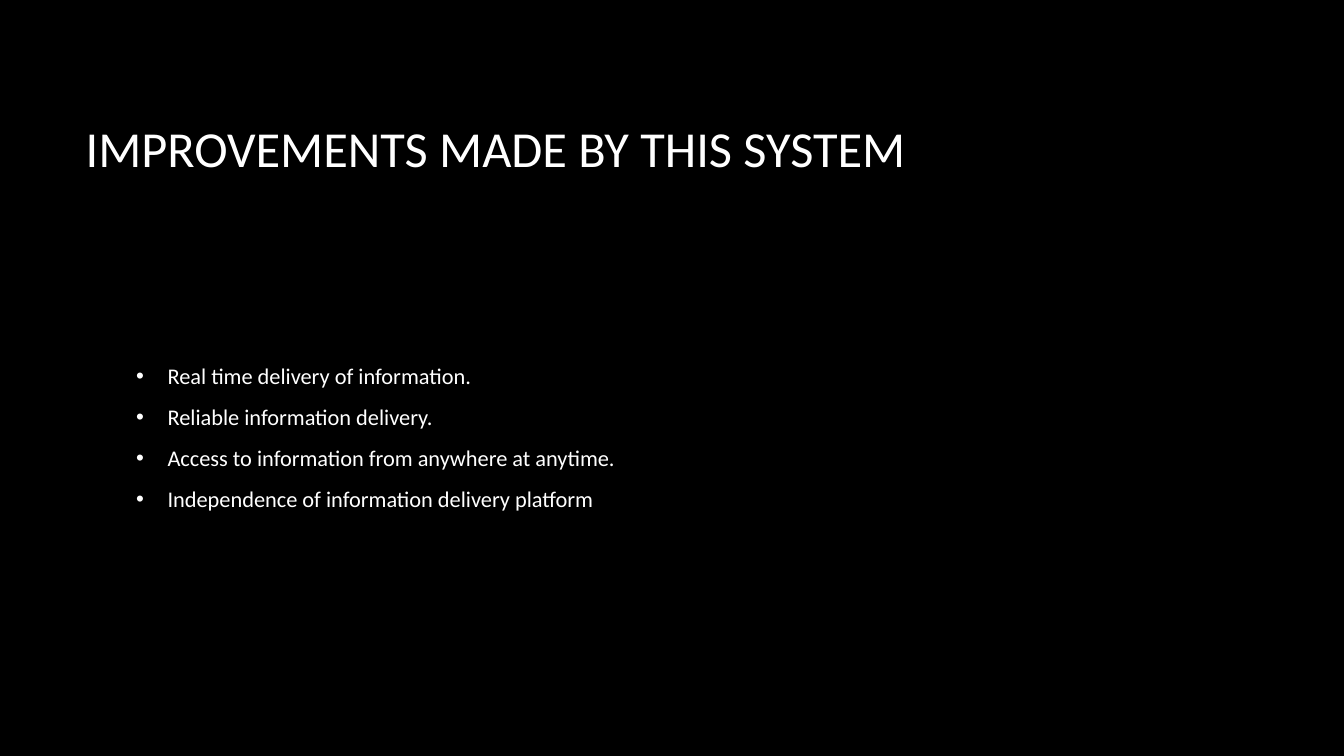
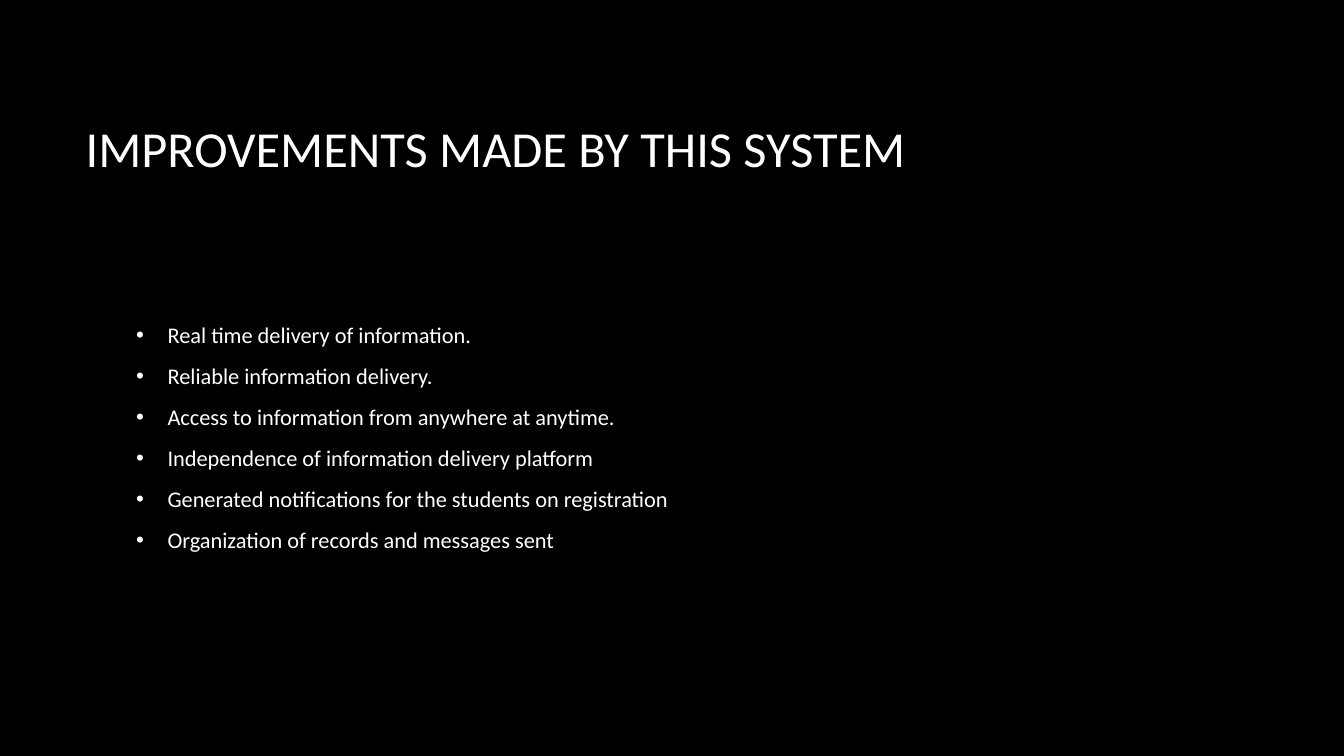
Before and after one commit to WillyMareka/TicketingSystem, a slide deck: slide 4 of STRATHMORE NOTIFICATION SYSTEM.pptx. Drawn at 1344x756 pixels with LibreOffice and Linux fonts; fonts in the diff are those of the drawing; background and template pictures are left out. Boxes give left, top, right and bottom in pixels: in the first picture for what was removed or moved away, otherwise in the second. Text is boxed around its words. In the diff, an @@ line names an element or a change of style, - is before the commit and + after.

```diff
--- a/STRATHMORE NOTIFICATION SYSTEM.pptx
+++ b/STRATHMORE NOTIFICATION SYSTEM.pptx
@@ text at bbox=[168, 491, 668, 552]: paragraphs added @@
+  • Generated notifications for the students on registration
+  • Organization of records and messages sent
```
Also in this commit, not shown: 2 other slides changed, 1 slide added, 1 slide removed, 3 other files.
